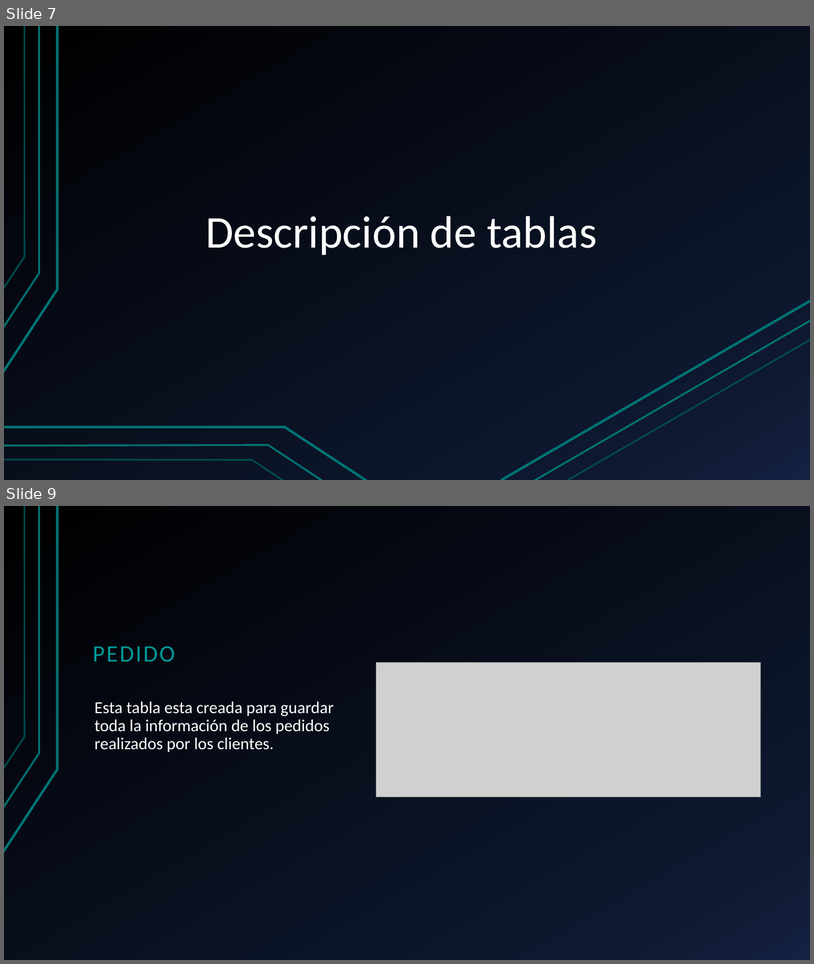
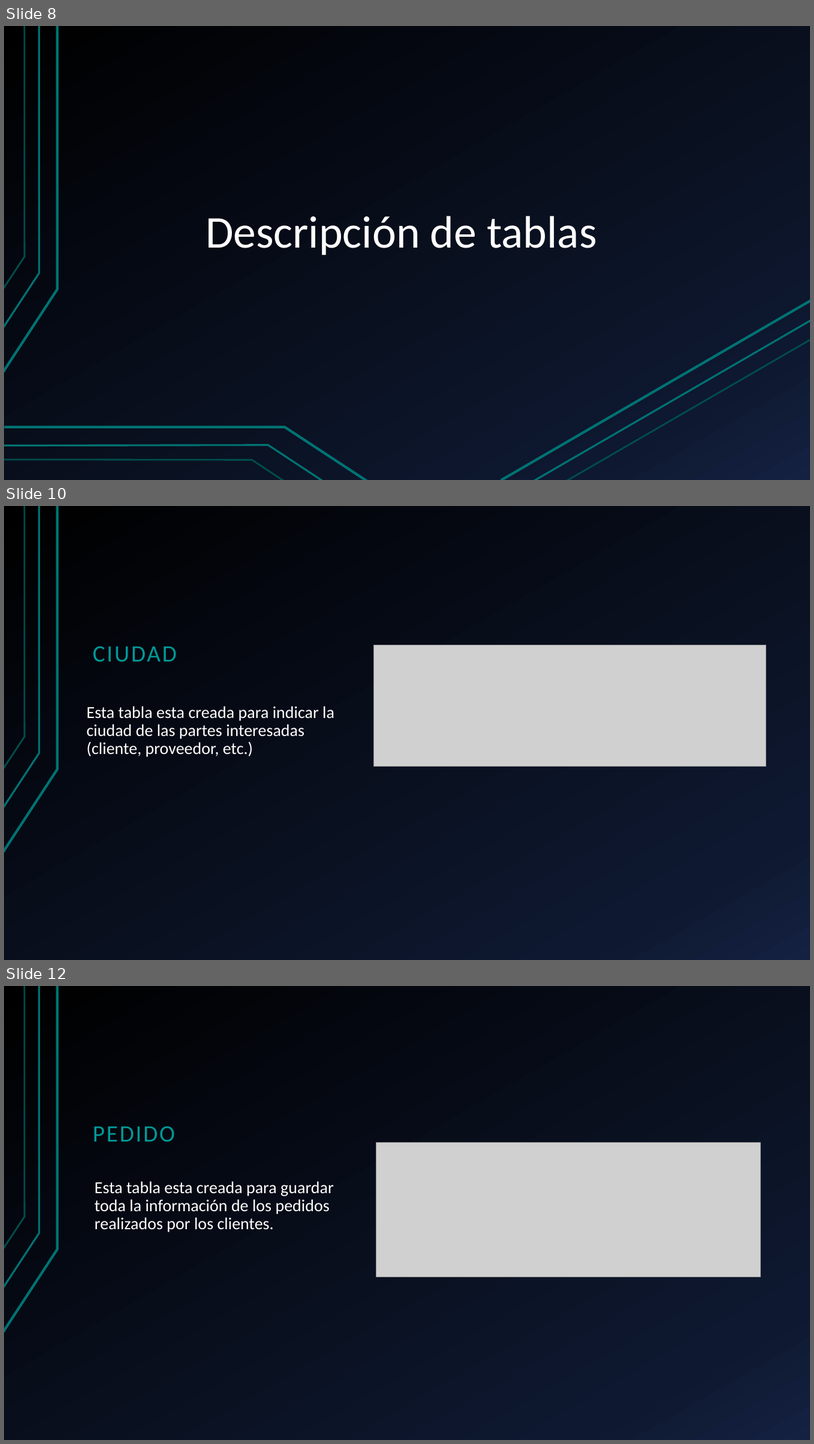
Before and after one commit to hferrer08/BDEcommerce, a slide deck: EcommerceVideojuegos+HubertFerrer.pptx. Shown one above the other, each under a label of ours: slides 7 and 9 before the commit, slides 8, 10 and 12 after it; the slides between them are not shown. The pictures are 814x964 and 814x1444 pixels, drawn with LibreOffice and Linux fonts; fonts in the diff are those of the drawing; grey boxes stand for pictures. Boxes give left, top, right and bottom in pixels: in the first picture for what was removed or moved away, otherwise in the second. Text is boxed around its words. In the diff, an @@ line names an element or a change of style, - is before the commit and + after.

```diff
--- a/EcommerceVideojuegos+HubertFerrer.pptx
+++ b/EcommerceVideojuegos+HubertFerrer.pptx
@@ slide 10 added at (4,506,810,960), background gradient #000000 to #0F1931 to #142242; not listed: 3 template elements that a slide beside it also shows @@
@@ title added at (93,646,177,661), 28 pt, text #009999 @@
+CIUDAD
@@ picture added at (374,645,766,766) @@
@@ text added at (87,706,335,757), 20 pt, text #FFFFFF @@
+Esta tabla esta creada para indicar la ciudad de las partes interesadas (cliente, proveedor, etc.)
@@ what was slide 7 is now slide 8 @@
@@ what was slide 9 is now slide 12 @@
```
Also in this commit, not shown: 5 slides changed, 6 other slides added, 1 slide removed, 10 other files.
